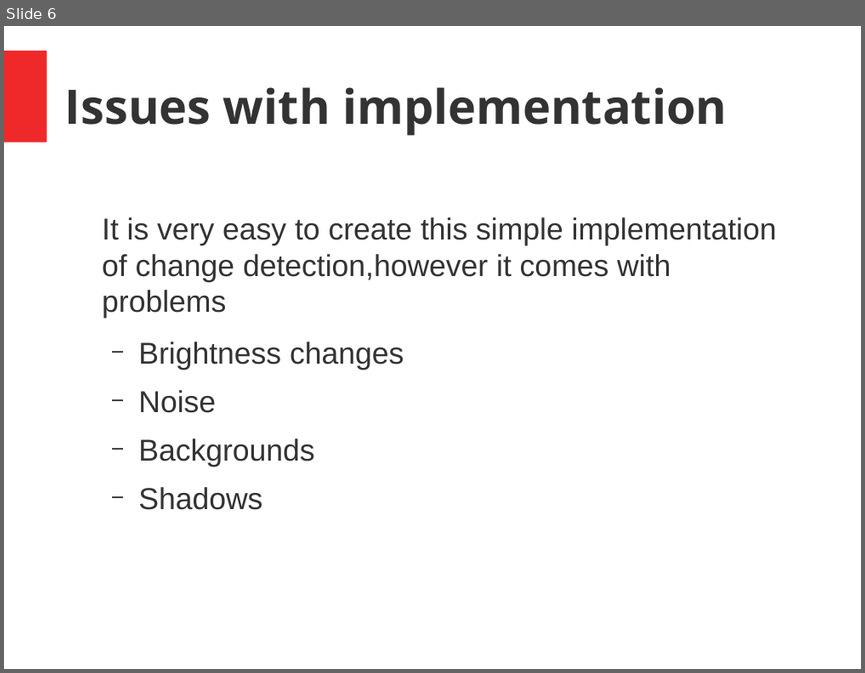
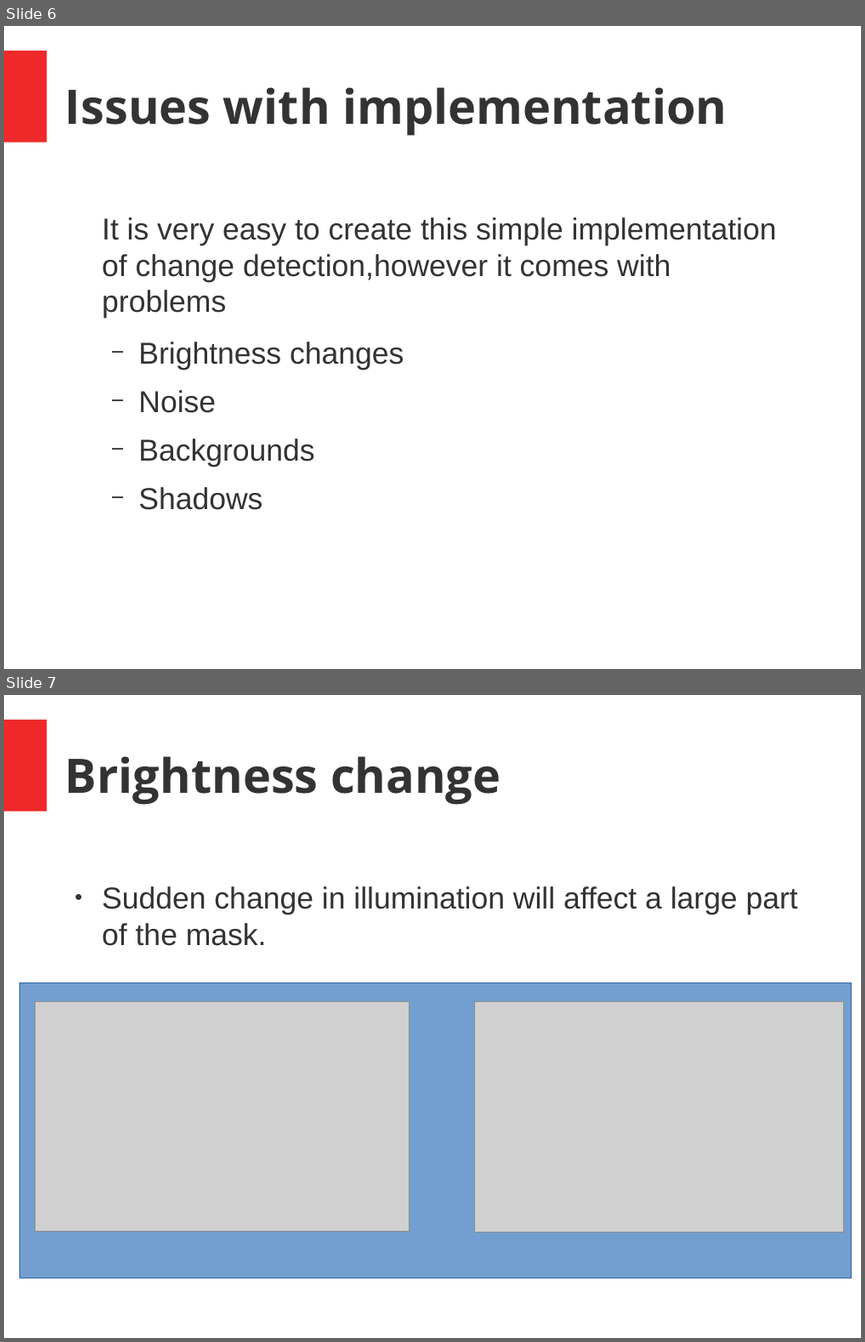
Before and after one commit to joseph-allen/MinsharaMask, a slide deck: SeminarJosephAllen.odp. Shown one above the other, each under a label of ours: slide 6 before the commit, slides 6 and 7 after it. The pictures are 865x673 and 865x1342 pixels, drawn with LibreOffice and Linux fonts; fonts in the diff are those of the drawing; grey boxes stand for pictures. Boxes give left, top, right and bottom in pixels: in the first picture for what was removed or moved away, otherwise in the second. Text is boxed around its words. In the diff, an @@ line names an element or a change of style, - is before the commit and + after.

```diff
--- a/SeminarJosephAllen.odp
+++ b/SeminarJosephAllen.odp
@@ slide 7 added at (4,695,861,1338), background #FFFFFF; not listed: 1 template element that a slide beside it also shows @@
@@ title added at (65,756,500,805), 44 pt, text #333333, bold @@
+Brightness change
@@ text added at (102,886,798,946), 28 pt, text #333333 @@
+● Sudden change in illumination will affect a large part of the mask.
@@ rectangle added at (19,982,851,1278), fill #729FCF, outline #3465A4 0 pt @@
@@ picture added at (35,1001,409,1231) @@
@@ picture added at (475,1001,844,1232) @@
```
Also in this commit, not shown: 3 other slides added.
